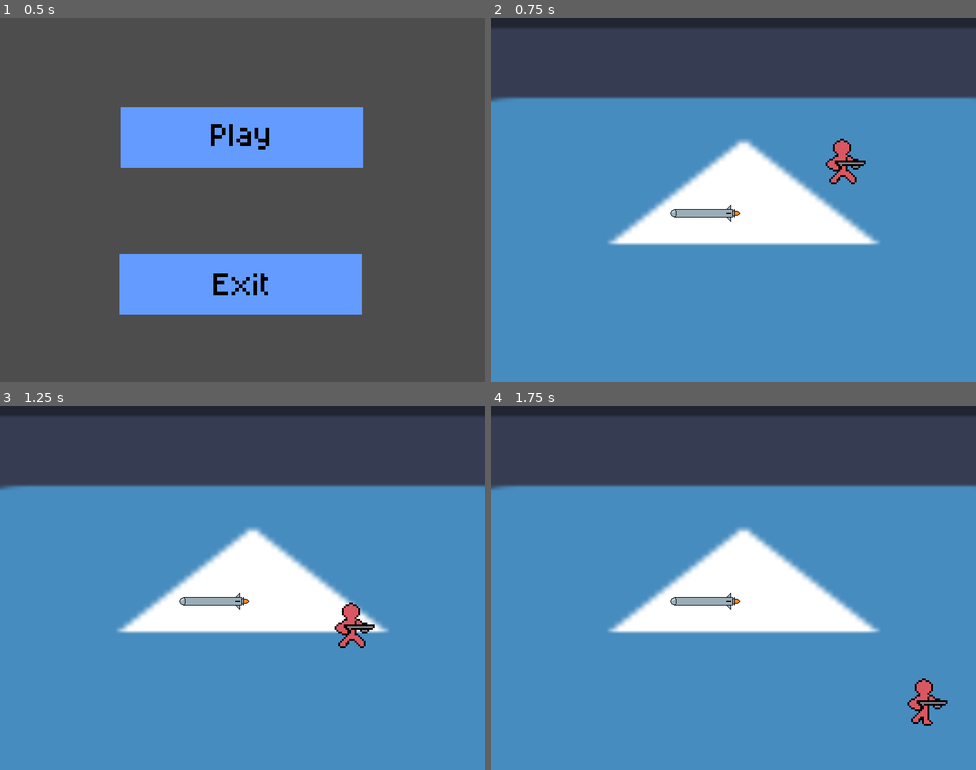
Above: before the commit, frames 1-4 (two rows, left to right).
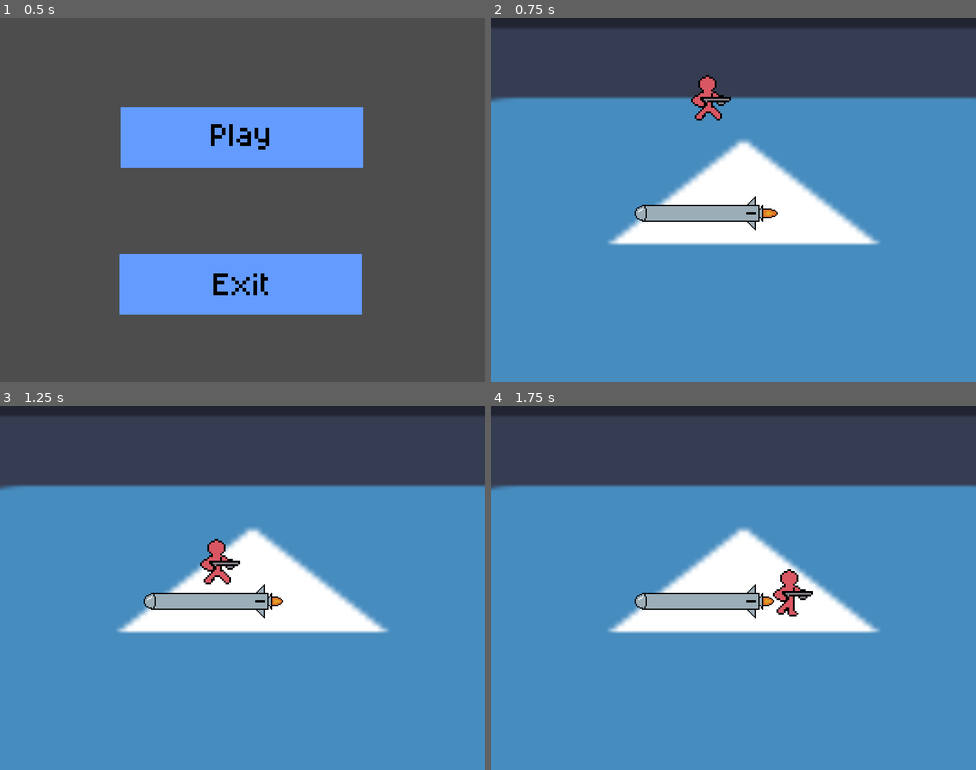
Above: after the commit, the same moments.

Repository: terminator0521/air-jumper
Game: Godot game, scene res://scenes/start_menu.tscn
Two runs of this game, one before a commit and one after it. Both use one fixed random seed, a clock stepped at 60 frames per second and the inputs below. The engine's default icon, where the game draws it, is replaced by a stand-in: a white triangle on a blue panel in a dark square.
Inputs (mouse positions are in pixels of both pictures, inside the frame that each line leads up to):
- Up to frame 1 (0.5 s): no input
- Up to frame 2 (0.75 s): click (733, 138) at 0.5 s
- Up to frame 3 (1.25 s): no input
- Up to frame 4 (1.75 s): hold Right from 1.28 s (still down)

Frame 1 is identical in both runs. In frame 2, 2.1% of the frame differs, in the area x 29-78%, y 15-59%; in frame 3, 2.1%; in frame 4, 2.1%.

Commit message:
add player collision to platform from template

Diff:
--- a/scenes/game.tscn
+++ b/scenes/game.tscn
@@ -69,7 +69,7 @@
 script = ExtResource("2_iywne")
 
 [node name="Player" type="CharacterBody2D" parent="." unique_id=61970098]
-position = Vector2(329, -109)
+position = Vector2(107, -214)
 floor_constant_speed = true
 script = ExtResource("1_yqjtg")
 
--- a/scenes/rocket_template.tscn
+++ b/scenes/rocket_template.tscn
@@ -30,16 +30,17 @@
 
 [node name="Node2D" type="Node2D" unique_id=908383963]
 
-[node name="Rocket" type="CharacterBody2D" parent="." unique_id=870053865]
+[node name="Rocket" type="CharacterBody2D" parent="." unique_id=870053865 groups=["Platform"]]
+scale = Vector2(2, 2)
 script = ExtResource("1_d7i5y")
 
 [node name="Hitbox" type="Area2D" parent="Rocket" unique_id=1312579194 groups=["Platform"]]
 
-[node name="CollisionShape2D" type="CollisionShape2D" parent="Rocket/Hitbox" unique_id=1496635660]
+[node name="CollisionShape2D" type="CollisionShape2D" parent="Rocket/Hitbox" unique_id=1496635660 groups=["Platform"]]
 position = Vector2(-8, 0)
 shape = SubResource("RectangleShape2D_iywne")
 
-[node name="Sprite" type="AnimatedSprite2D" parent="Rocket" unique_id=839841338]
+[node name="Sprite" type="AnimatedSprite2D" parent="Rocket" unique_id=839841338 groups=["Platform"]]
 texture_filter = 1
 sprite_frames = SubResource("SpriteFrames_iywne")
-frame_progress = 0.7100145
+frame_progress = 0.7246057
--- a/scripts/rocket.gd
+++ b/scripts/rocket.gd
@@ -6,6 +6,7 @@
 var displacement: Vector2
 
 func _ready() -> void:
+    $Sprite.play("default")
     position = Vector2(0, 0)
 
 func _physics_process(delta: float) -> void:
